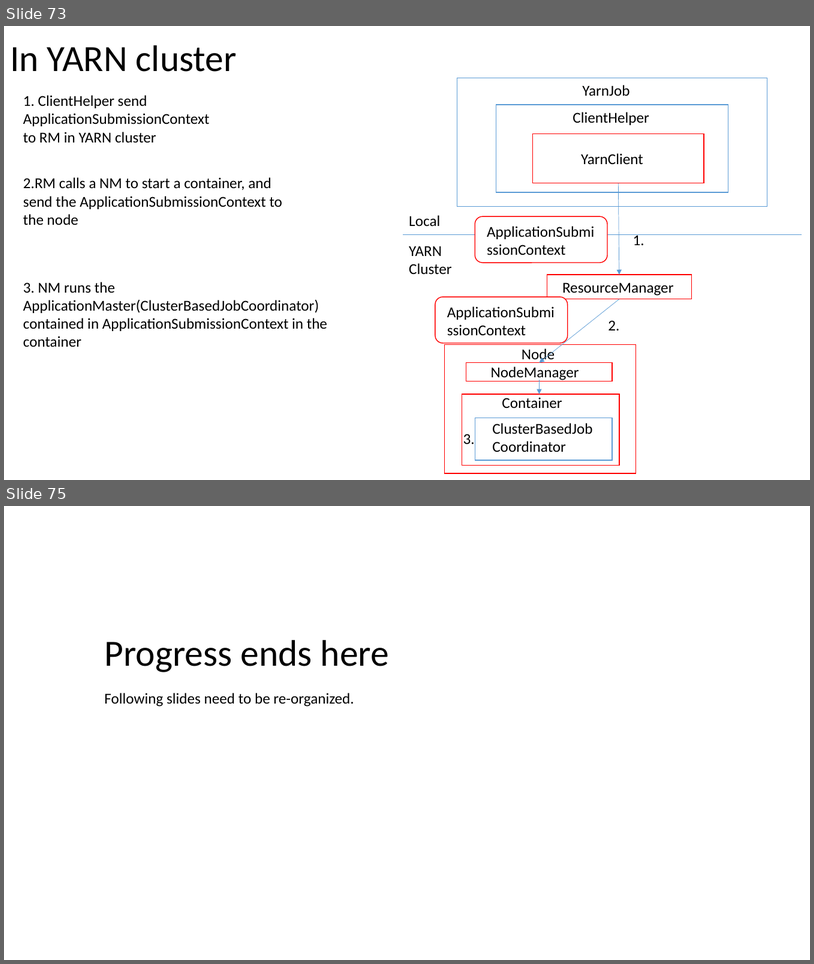
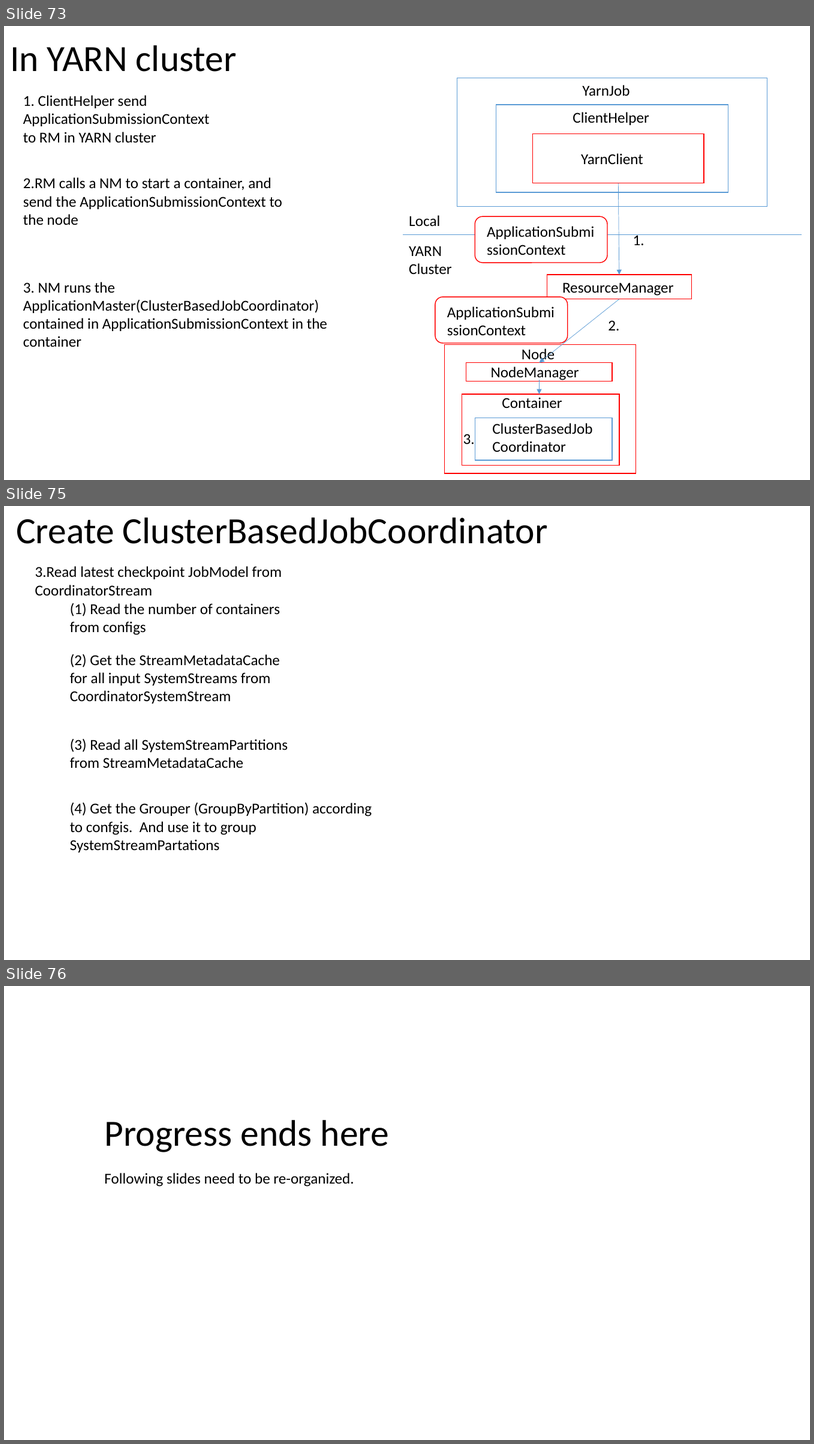
Before and after one commit to Swrrt/Samza-Documents, a slide deck: Documentation/SamzaStructure.pptx. Shown one above the other, each under a label of ours: slides 73 and 75 before the commit, slides 73, 75 and 76 after it; the slides between them are not shown. The pictures are 814x964 and 814x1444 pixels, drawn with LibreOffice and Linux fonts; fonts in the diff are those of the drawing. Boxes give left, top, right and bottom in pixels: in the first picture for what was removed or moved away, otherwise in the second. Text is boxed around its words. In the diff, an @@ line names an element or a change of style, - is before the commit and + after.

Commit message:
StreamMetadataCache

```diff
--- a/Documentation/SamzaStructure.pptx
+++ b/Documentation/SamzaStructure.pptx
@@ slide 75 added at (x1=4, y1=506, x2=810, y2=960), background #FFFFFF @@
@@ title added at (x1=16, y1=517, x2=548, y2=544), 44 pt, text #000000 @@
+Create ClusterBasedJobCoordinator
@@ text added at (x1=35, y1=566, x2=282, y2=596), 18 pt, text #000000 @@
+3.Read latest checkpoint JobModel from CoordinatorStream
@@ text added at (x1=70, y1=603, x2=280, y2=635), 18 pt, text #000000 @@
+(1) Read the number of containers from configs
@@ text added at (x1=70, y1=654, x2=280, y2=703), 18 pt, text #000000 @@
+(2) Get the StreamMetadataCache for all input SystemStreams from CoordinatorSystemStream
@@ text added at (x1=70, y1=738, x2=288, y2=768), 18 pt, text #000000 @@
+(3) Read all SystemStreamPartitions from StreamMetadataCache
@@ text added at (x1=70, y1=802, x2=372, y2=852), 18 pt, text #000000 @@
+(4) Get the Grouper (GroupByPartition) according to confgis. And use it to group SystemStreamPartations
@@ what was slide 75 is now slide 76 @@
```
Also in this commit, not shown: 1 slide changed.
